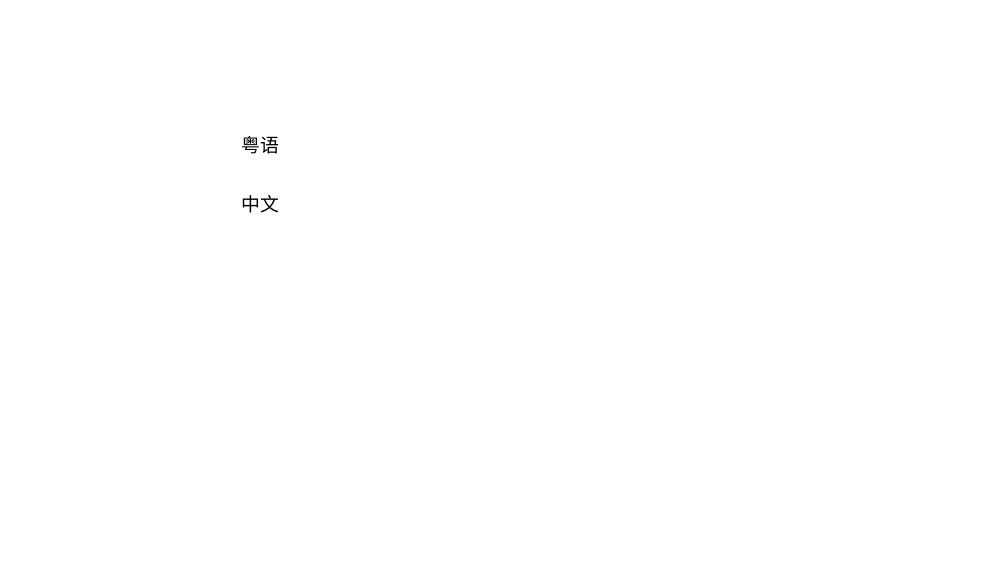
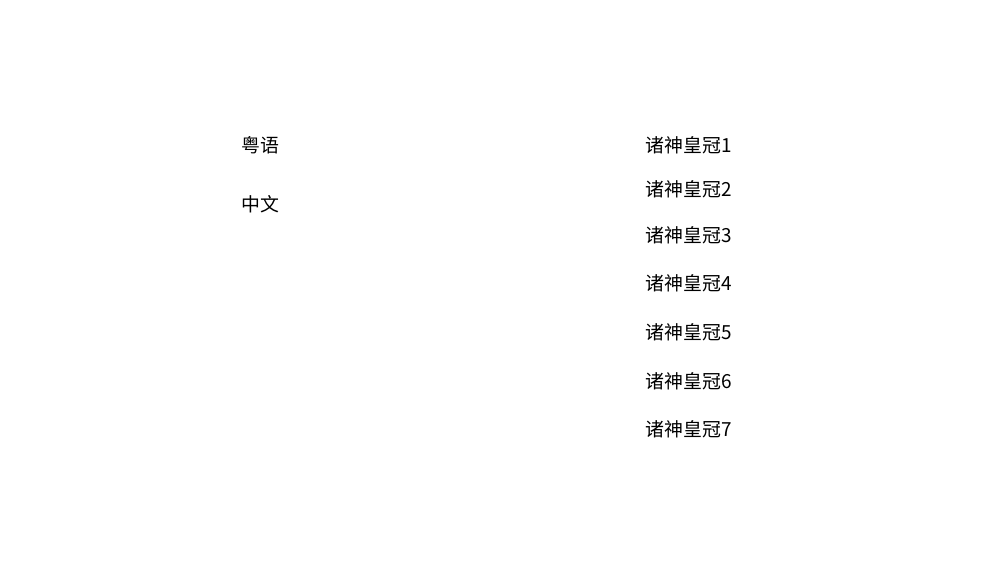
Before and after one commit to Bukehi/BukehiWeb, a slide deck: slide 1 of livefile/private.pptx. Drawn at 1008x567 pixels with LibreOffice and Linux fonts; fonts in the diff are those of the drawing. Boxes give left, top, right and bottom in pixels: in the first picture for what was removed or moved away, otherwise in the second. Text is boxed around its words. In the diff, an @@ line names an element or a change of style, - is before the commit and + after.

Commit message:
"upgrade commit"

```diff
--- a/livefile/private.pptx
+++ b/livefile/private.pptx
@@ text added at (646, 136, 732, 154), 18 pt, text #000000 @@
+诸神皇冠1
@@ text added at (646, 180, 732, 198), 18 pt, text #000000 @@
+诸神皇冠2
@@ text added at (646, 226, 732, 244), 18 pt, text #000000 @@
+诸神皇冠3
@@ text added at (646, 274, 732, 292), 18 pt, text #000000 @@
+诸神皇冠4
@@ text added at (646, 323, 732, 341), 18 pt, text #000000 @@
+诸神皇冠5
@@ text added at (646, 372, 732, 390), 18 pt, text #000000 @@
+诸神皇冠6
@@ text added at (646, 420, 732, 438), 18 pt, text #000000 @@
+诸神皇冠7
```
